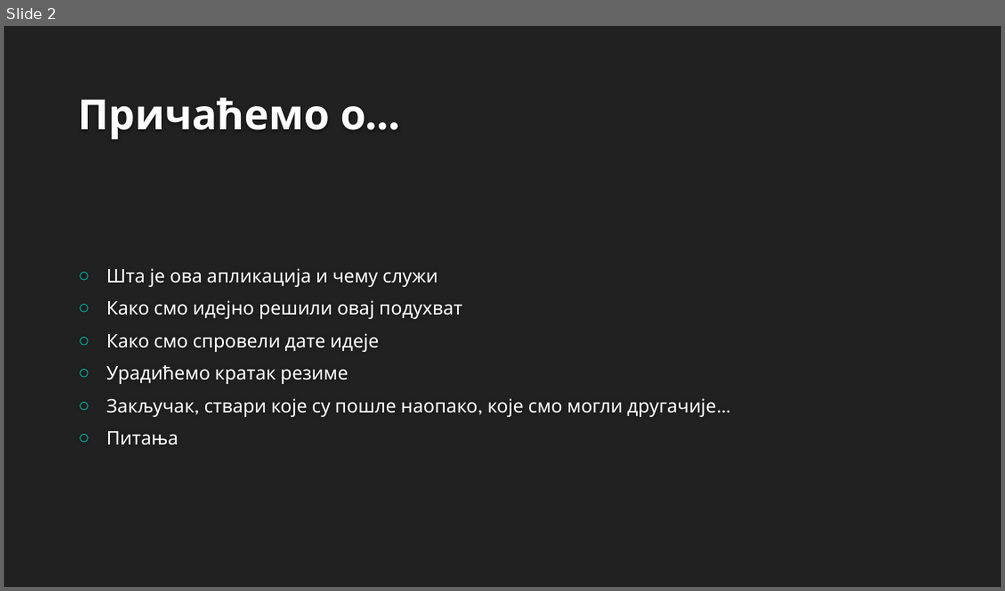
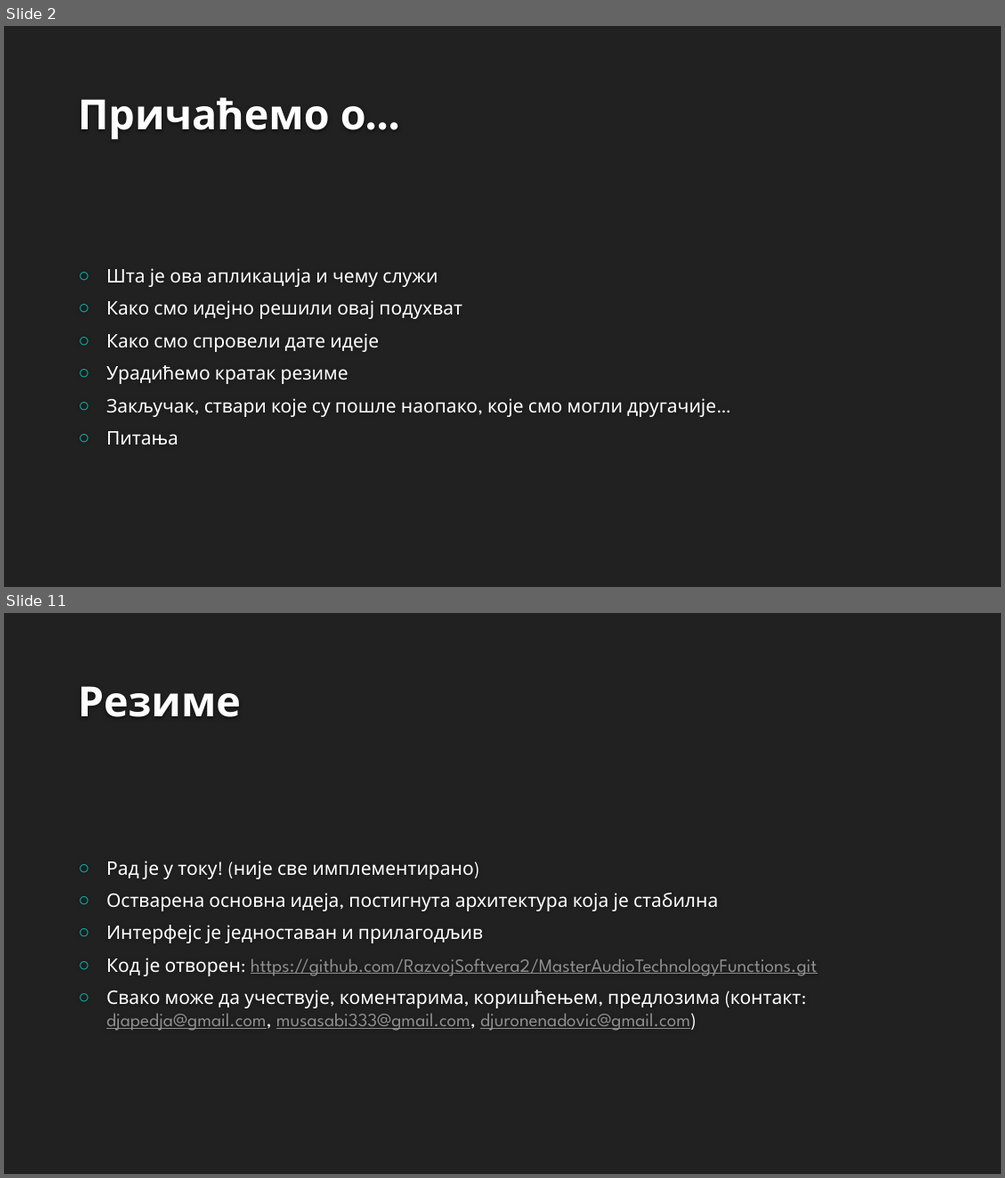
Before and after one commit to RazvojSoftvera2/MasterAudioTechnologyFunctions, a slide deck: Documentation and designs/Documentation/MATF_prezentacija.pptx. Shown one above the other, each under a label of ours: slide 2 before the commit, slides 2 and 11 after it; the slides between them are not shown. The pictures are 1005x591 and 1005x1178 pixels, drawn with LibreOffice and Linux fonts; fonts in the diff are those of the drawing; background and template pictures are left out. Boxes give left, top, right and bottom in pixels: in the first picture for what was removed or moved away, otherwise in the second. Text is boxed around its words. In the diff, an @@ line names an element or a change of style, - is before the commit and + after.

```diff
--- a/Documentation and designs/Documentation/MATF_prezentacija.pptx
+++ b/Documentation and designs/Documentation/MATF_prezentacija.pptx
@@ slide 11 added at (4, 613, 1001, 1174), background #212121 @@
@@ title added at (78, 686, 241, 717), 40 pt, text #FEFEFE, bold @@
+Резиме
@@ text added at (106, 860, 817, 1030), 18 pt, text #FFFFFF @@
+○ Рад је у току! (није све имплементирано)
+○ Остварена основна идеја, постигнута архитектура која је стабилна
+○ Интерфејс је једноставан и прилагодљив
+○ Код је отворен: https://github.com/RazvojSoftvera2/MasterAudioTechnologyFunctions.git
+○ Свако може да учествује, коментарима, коришћењем, предлозима (контакт: djapedja@gmail.com, musasabi333@gmail.com, djuronenadovic@gmail.com)
```
Also in this commit, not shown: 1 slide changed, 10 other slides added.
